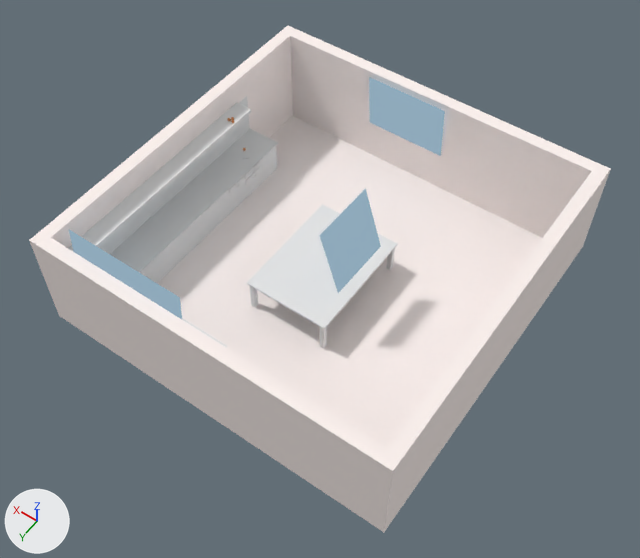
An edit to the Blender file 04-Shots/mb-shot7.blend, drawn before and after from the same camera.
One viewpoint serves both versions: a 50 mm camera at (-33.1, 46.9, 74.7) aimed at (-0.9, 1.9, 3.9). The axes (+X, +Y, +Z) are drawn at lower left. The lights are the same throughout.

The first picture shows 'szene1.001'.
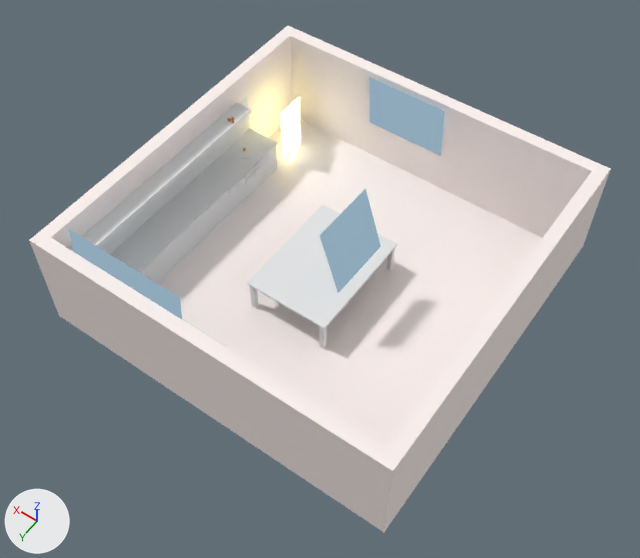
Commit message: Licht in Shots eingefügt
Lichtquellen in die Shots eingefügt

Where the change shows, as pixel boxes (x1, y1, x2, y2) in the pictures (640 x 558 px):
'szene1.001', recoloured, surface changed, moved, turned, rescaled
    both: (29, 26, 611, 532)
'Plane.001', now drawn
    after: (280, 97, 299, 159)
'Plane', now drawn
    after: (291, 97, 301, 161)

Patch to the scene script:
```diff
--- a/04-Shots/mb-shot7.blend.py
+++ b/04-Shots/mb-shot7.blend.py
@@ mat_material @@
 mat_material = emission_material('Material')
-mat_material.base_color = (0.55, 0.804, 1.0)  # blue #c4e8ff
-mat_material.strength = 0.5
+mat_material.base_color = (0.8, 0.717, 0.285)  # yellow #e7dc91
+mat_material.strength = 5.0
@@ mat_material_002 @@
-mat_material_002 = diffuse_material('Material.002')
-mat_material_002.base_color = (0.8, 0.8, 0.8)  # white #e7e7e7
+mat_material_002 = emission_material('Material.002')
+mat_material_002.base_color = (0.995, 1.0, 0.716)  # white #feffdc
+mat_material_002.strength = 2.0
@@ me_plane_001 @@
 me_plane_001.from_pydata(...)  # 4 vertices, 1 face; spans x -1.0..1.0, y -1.0..1.0, z 0.0
-me_plane_001.materials.append(mat_material)  # blue #c4e8ff
+me_plane_001.materials.append(mat_material_002)  # white #feffdc
@@ me_plane_005 @@
 me_plane_005.from_pydata(...)  # 4 vertices, 1 face; spans x -1.0..1.0, y -1.0..1.0, z 0.0
-me_plane_005.materials.append(mat_material)  # blue #c4e8ff
+me_plane_005.materials.append(mat_material_020)  # blue #c4e8ff
@@ me_plane_003 @@
 me_plane_003.from_pydata(...)  # 4 vertices, 1 face; spans x -1.0..1.0, y -1.0..1.0, z 0.0
-me_plane_003.materials.append(mat_material)  # blue #c4e8ff
+me_plane_003.materials.append(mat_material_020)  # blue #c4e8ff
@@ me_plane_007 @@
+me_plane_007 = me_plane_005.copy(); me_plane_007.name = 'Plane.007'  # the mesh of ob_plane_001
@@ me_plane_002_1 @@
+me_plane_002_1.from_pydata([(-1.0, -1.0, 0.0), (1.0, -1.0, 0.0), (-1.0, 1.0, 0.0), (1.0, 1.0, 0.0)], [], [(0, 1, 3, 2)])
+me_plane_002_1.materials.append(mat_material)  # yellow #e7dc91
@@ col_szene1_001 @@
 col_szene1_001.objects.link(ob_herd)
-col_szene1_001.objects.link(ob_plane_001)
+col_szene1_001.objects.link(ob_plane_006)
 col_szene1_001.objects.link(ob_plane_003)
@@ col_szene1_001 @@
 col_szene1_001.objects.link(ob_plane_002)
-col_szene1_001.objects.link(ob_plane)
+col_szene1_001.objects.link(ob_plane_007)
 col_szene1_001.objects.link(ob_cube_003)
@@ ob_plane_005 @@
-ob_plane_005 = bpy.data.objects.new('Plane.005', me_plane_001)
+ob_plane_005 = bpy.data.objects.new('Plane.005', me_plane_007)
 ob_plane_005.location = (2.616, -19.4, 7.054)
@@ ob_plane_001 @@
-ob_plane_001 = bpy.data.objects.new('Plane.001', me_plane_005)
-ob_plane_001.location = (-3.6, 0.4, 10.2)
-ob_plane_001.rotation_euler = (1.877, 0.0038, 1.554)  # degrees (108, 0.2, 89)
-ob_plane_001.scale = (3.65, 3.65, 3.65)
+ob_plane_001 = bpy.data.objects.new('Plane.001', me_plane_002_1)
+ob_plane_001.location = (14.9, -14.3, 3.8)
+ob_plane_001.rotation_euler = (1.571, 0.0, 1.571)  # degrees (90, 0, 90)
+ob_plane_001.scale = (1.76, 3.56, 0.751)
@@ ob_plane @@
-ob_plane = bpy.data.objects.new('Plane', me_plane)
-ob_plane.location = (0.0, -1.0, 0.0)
-ob_plane.scale = (20.0, 20.0, 20.0)
+ob_plane = bpy.data.objects.new('Plane', me_plane_001)
+ob_plane.location = (14.2, -14.5, 3.8)
+ob_plane.rotation_euler = (1.571, 0.0, 1.92)  # degrees (90, 0, 110)
+ob_plane.scale = (1.76, 3.56, 0.751)
@@ ob_plane_007 @@
+ob_plane_007 = bpy.data.objects.new('Plane.007', me_plane)
+ob_plane_007.location = (0.0, -1.003, 0.0)
+ob_plane_007.scale = (20.0, 20.0, 20.0)
@@ ob_plane_006 @@
+ob_plane_006 = bpy.data.objects.new('Plane.006', me_plane_005)
+ob_plane_006.location = (-3.583, 0.432, 10.21)
+ob_plane_006.rotation_euler = (1.877, 0.0038, 1.554)  # degrees (108, 0.2, 89)
+ob_plane_006.scale = (3.65, 3.65, 3.65)
```
